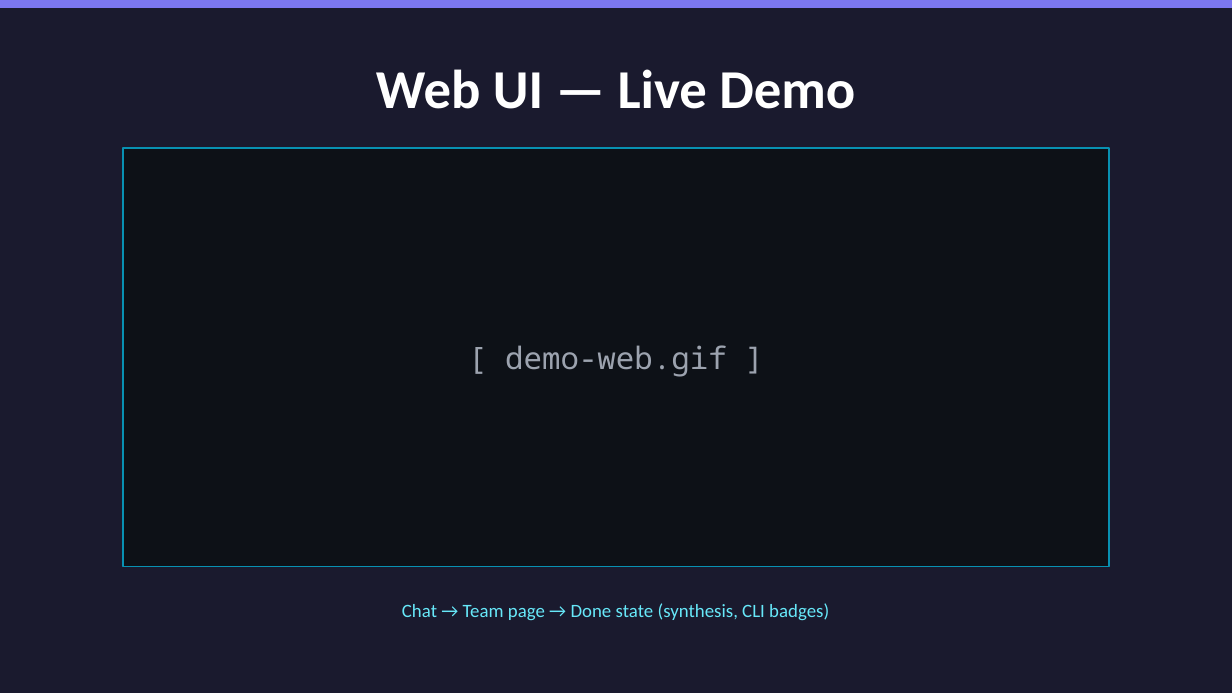
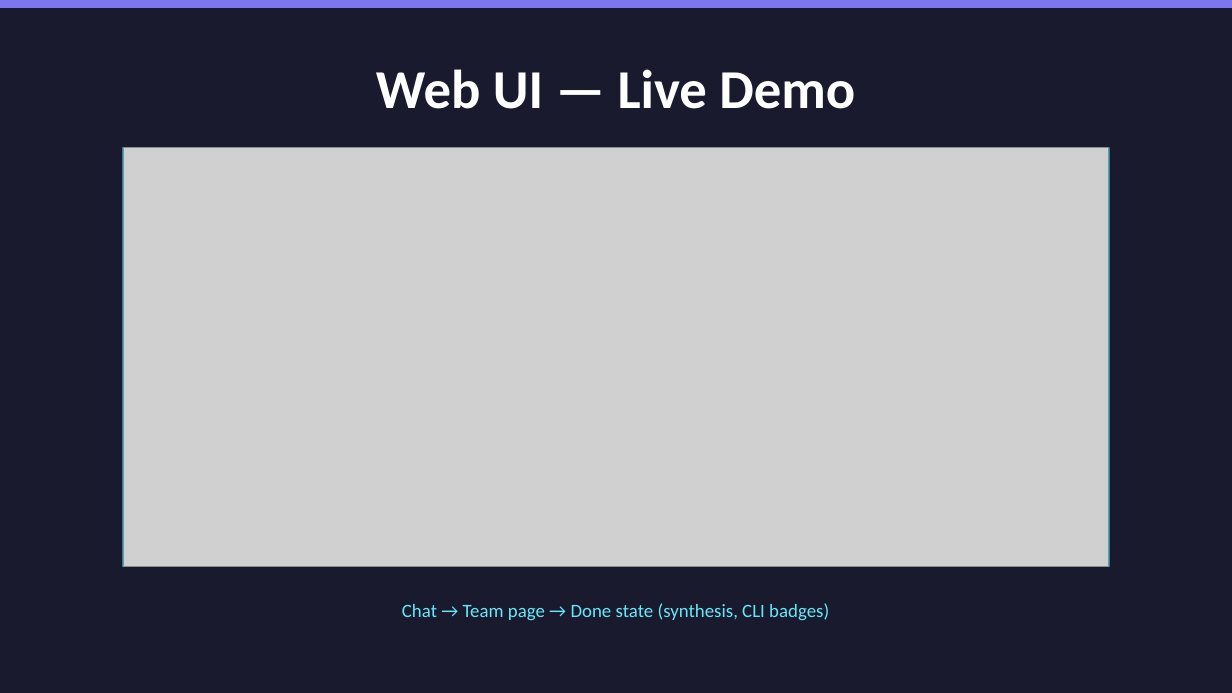
Before and after one commit to junegu-glitch/llm-smart-router, a slide deck: slide 9 of presentation/slides.pptx. Drawn at 1232x693 pixels with LibreOffice and Linux fonts; fonts in the diff are those of the drawing; grey boxes stand for pictures. Boxes give left, top, right and bottom in pixels: in the first picture for what was removed or moved away, otherwise in the second. Text is boxed around its words. In the diff, an @@ line names an element or a change of style, - is before the commit and + after.

```diff
--- a/presentation/slides.pptx
+++ b/presentation/slides.pptx
@@ picture added at [123, 148, 1109, 567] @@
@@ text removed at [505, 345, 727, 377] @@
-[ demo-web.gif ]
```
Also in this commit, not shown: 2 other slides changed, 1 other file.
